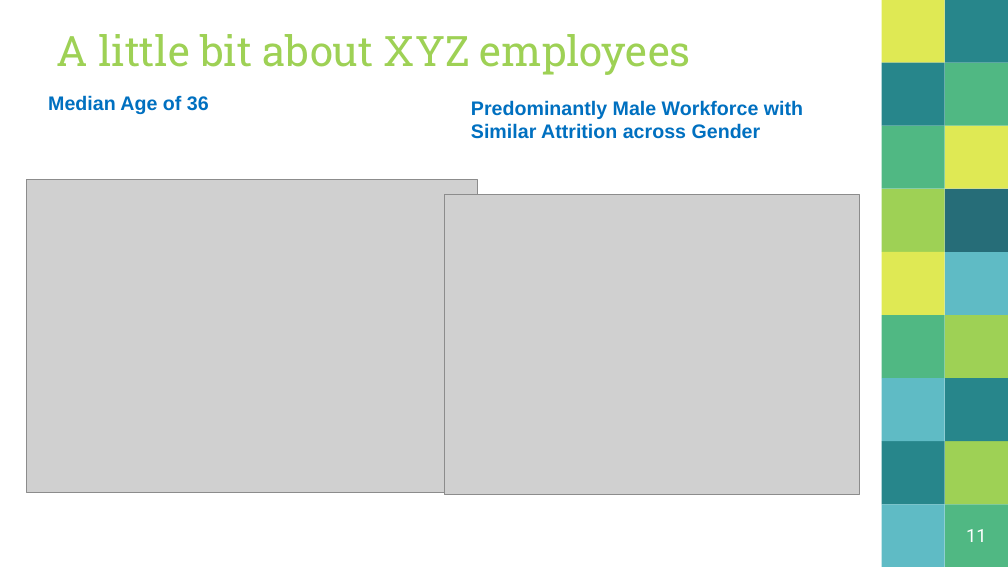
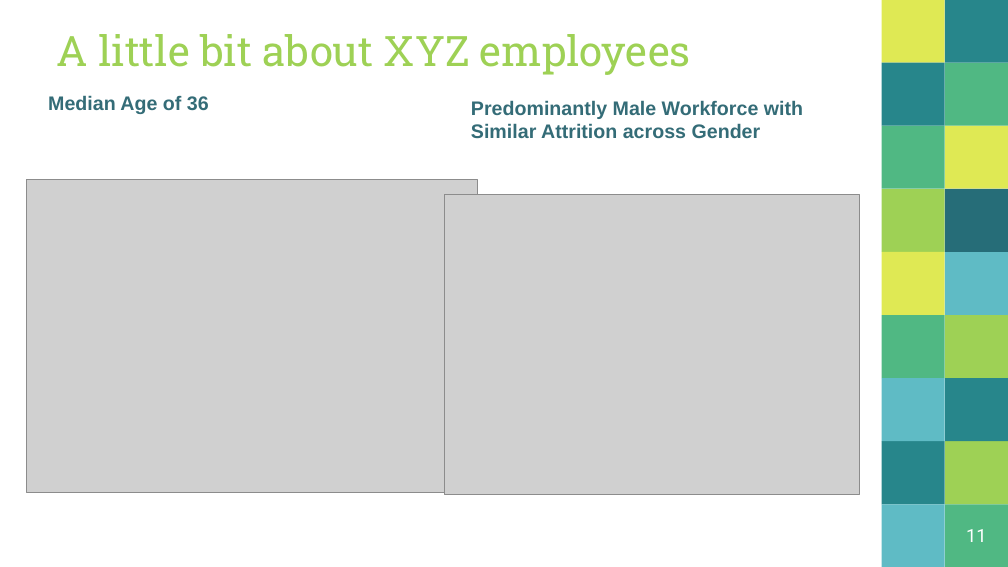
Before and after one commit to ccgraves/DDS-CaseStudy-2, a slide deck: slide 11 of Case_Study_Two.pptx. Drawn at 1008x567 pixels with LibreOffice and Linux fonts; fonts in the diff are those of the drawing; grey boxes stand for pictures. Boxes give left, top, right and bottom in pixels: in the first picture for what was removed or moved away, otherwise in the second. Text is boxed around its words. In the diff, an @@ line names an element or a change of style, - is before the commit and + after.

Commit message:
tweaking colors

```diff
--- a/Case_Study_Two.pptx
+++ b/Case_Study_Two.pptx
@@ text "Median Age of 36" at box(48, 95, 209, 114): text colour #0070C0 to #346C77 @@
@@ text "Predominantly Male Workforce with Similar ..." at box(471, 100, 803, 138): text colour #0070C0 to #346C77 @@
```
Also in this commit, not shown: 2 other slides changed.
